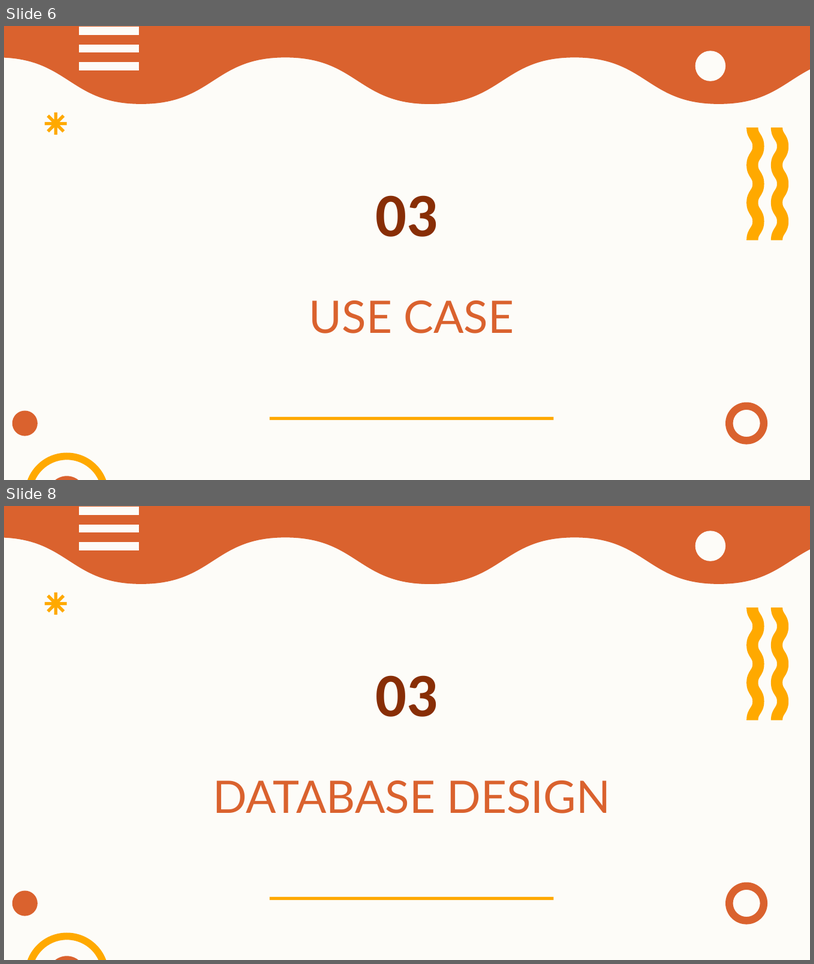
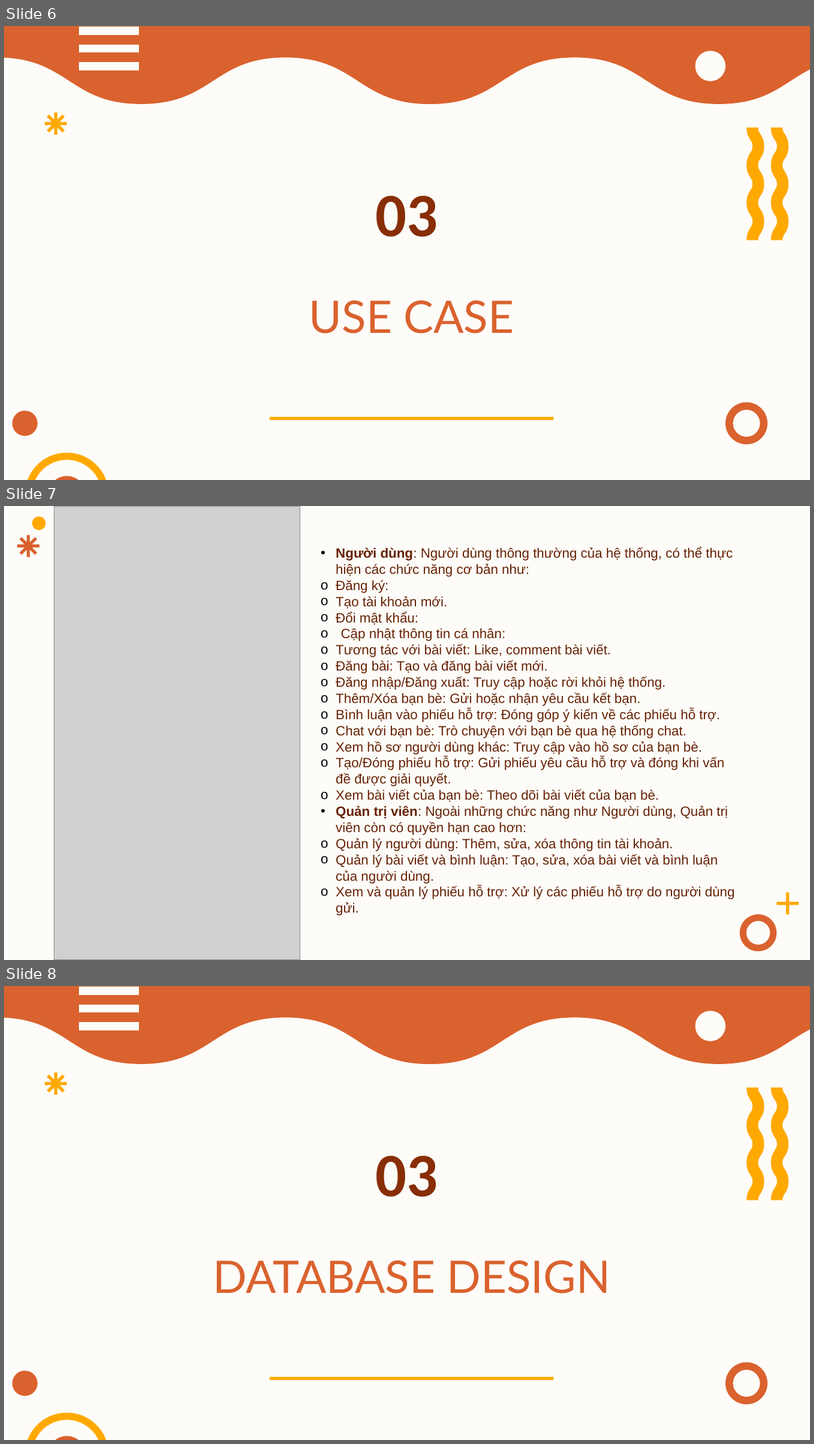
Before and after one commit to hduc1103/SocialApp, a slide deck: Thread_clone.pptx. Shown one above the other, each under a label of ours: slides 6 and 8 before the commit, slides 6, 7 and 8 after it; the slides between them are not shown. The pictures are 814x964 and 814x1444 pixels, drawn with LibreOffice and Linux fonts; fonts in the diff are those of the drawing; grey boxes stand for pictures. Boxes give left, top, right and bottom in pixels: in the first picture for what was removed or moved away, otherwise in the second. Text is boxed around its words. In the diff, an @@ line names an element or a change of style, - is before the commit and + after.

Commit message:
update presentation

```diff
--- a/Thread_clone.pptx
+++ b/Thread_clone.pptx
@@ slide 7 added at [4, 506, 810, 960], background #FDFCF8 @@
@@ group added at [18, 516, 799, 951]: 4 freeform shapes @@
@@ picture added at [54, 506, 300, 959] @@
@@ text added at [336, 547, 735, 915], 12 pt, text #662305 @@
+• Người dùng: Người dùng thông thường của hệ thống, có thể thực hiện các chức năng cơ bản như:
+      o Đăng ký:
+o Tạo tài khoản mới.
+o Đổi mật khẩu:
+o Cập nhật thông tin cá nhân:
+o Tương tác với bài viết: Like, comment bài viết.
+o Đăng bài: Tạo và đăng bài viết mới.
+o Đăng nhập/Đăng xuất: Truy cập hoặc rời khỏi hệ thống.
+o Thêm/Xóa bạn bè: Gửi hoặc nhận yêu cầu kết bạn.
+o Bình luận vào phiếu hỗ trợ: Đóng góp ý kiến về các phiếu hỗ trợ.
+o Chat với bạn bè: Trò chuyện với bạn bè qua hệ thống chat.
+o Xem hồ sơ người dùng khác: Truy cập vào hồ sơ của bạn bè.
+o Tạo/Đóng phiếu hỗ trợ: Gửi phiếu yêu cầu hỗ trợ và đóng khi vấn đề được giải quyết.
+o Xem bài viết của bạn bè: Theo dõi bài viết của bạn bè.
+• Quản trị viên: Ngoài những chức năng như Người dùng, Quản trị viên còn có quyền hạn cao hơn:
+o Quản lý người dùng: Thêm, sửa, xóa thông tin tài khoản.
+o Quản lý bài viết và bình luận: Tạo, sửa, xóa bài viết và bình luận của người dùng.
+o Xem và quản lý phiếu hỗ trợ: Xử lý các phiếu hỗ trợ do người dùng gửi.
```
Also in this commit, not shown: 1 other slide added, 1 slide removed, 3 other files.
